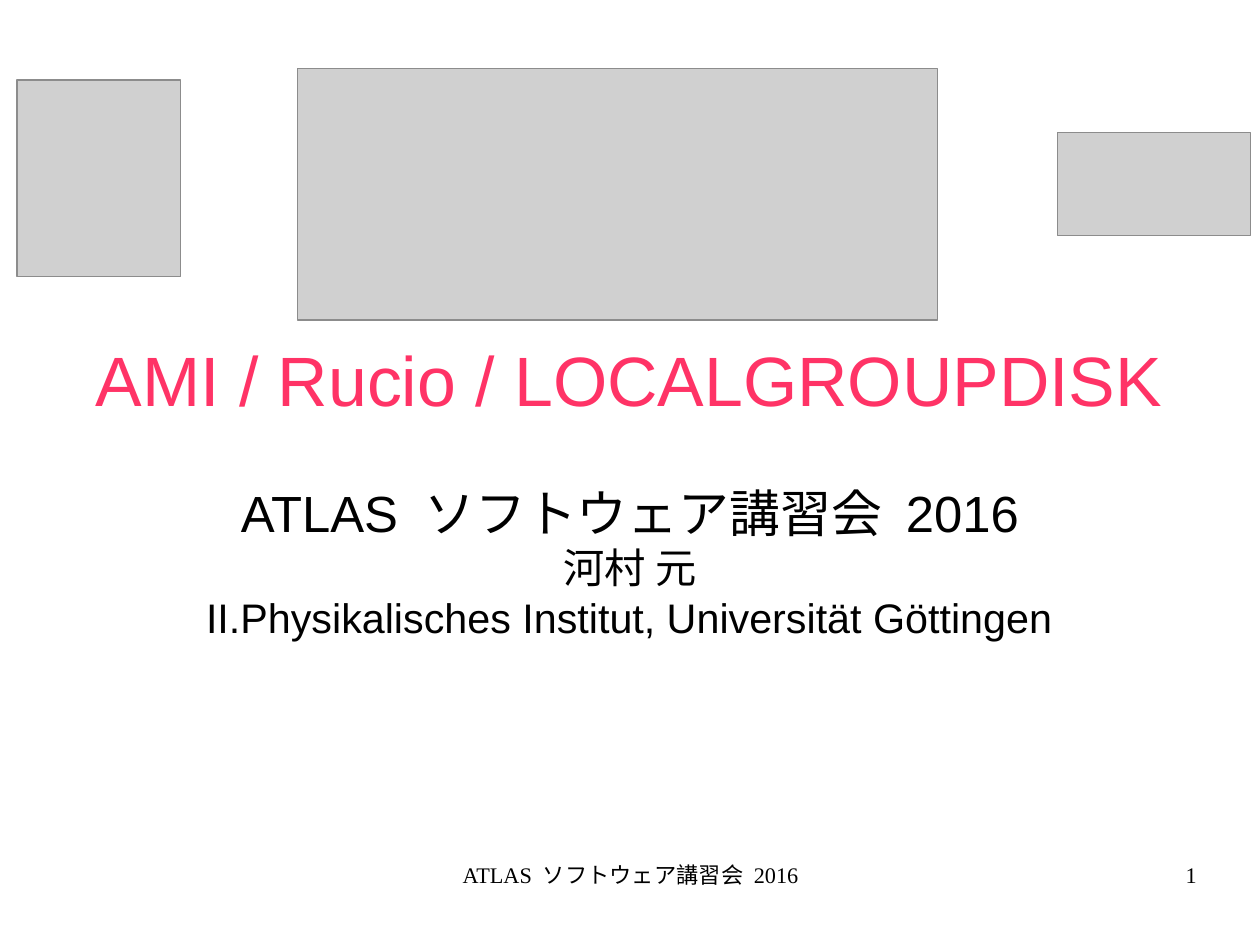
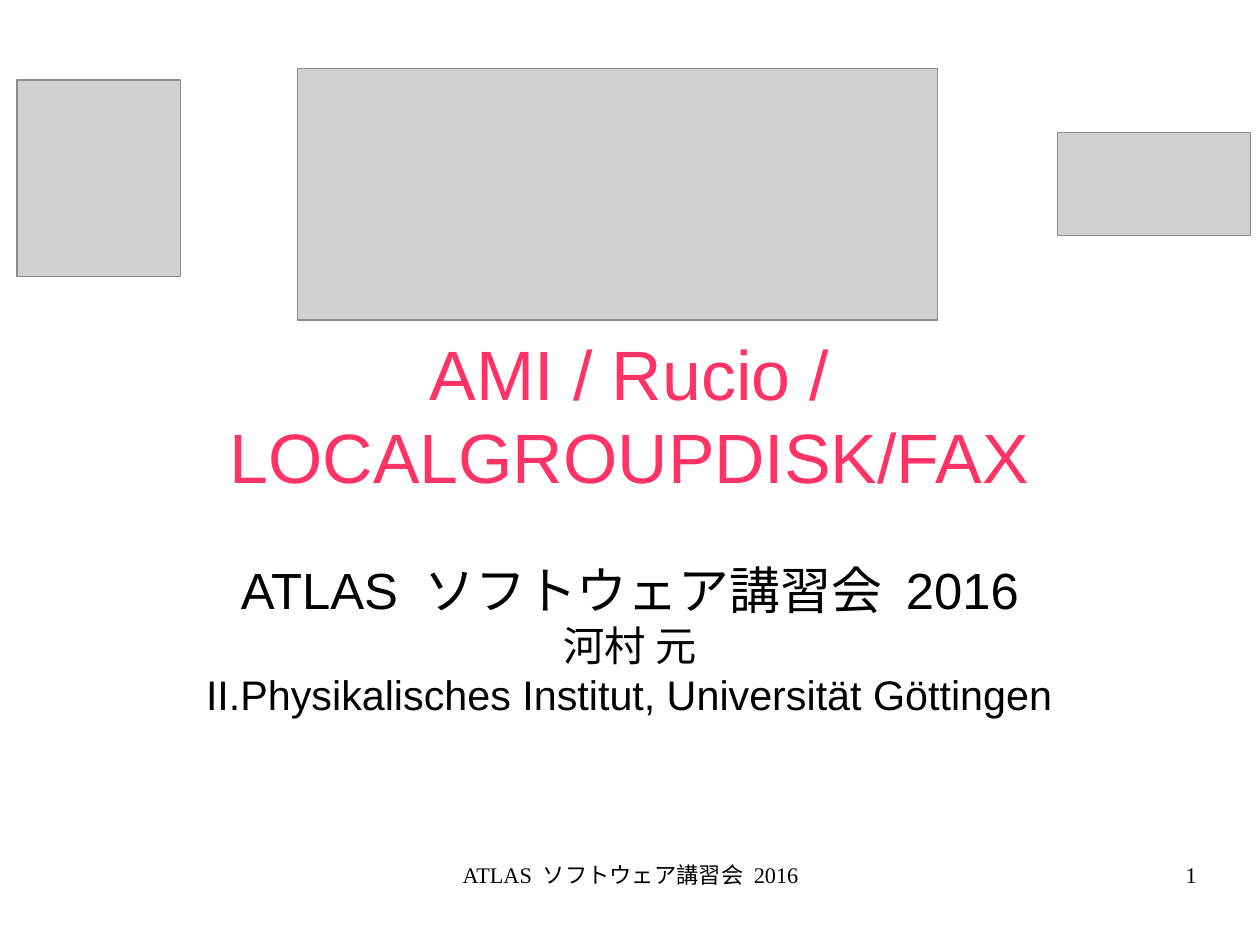
Before and after one commit to GenKawamura/2016-ATLAS-Japan-computing-tutorial, a slide deck: slide 1 of slides/odp/data_management.odp. Drawn at 1260x945 pixels with LibreOffice and Linux fonts; fonts in the diff are those of the drawing; grey boxes stand for pictures; background and template pictures are left out. Boxes give left, top, right and bottom in pixels: in the first picture for what was removed or moved away, otherwise in the second. Text is boxed around its words. In the diff, an @@ line names an element or a change of style, - is before the commit and + after.

```diff
--- a/slides/odp/data_management.odp
+++ b/slides/odp/data_management.odp
@@ subtitle "AMI / Rucio / LOCALGROUPDISK/FAX" moved from (x1=96, y1=355, x2=1162, y2=641) to (x1=206, y1=349, x2=1052, y2=718) @@
@@ subtitle at (x1=230, y1=349, x2=1029, y2=484): text changed @@
-AMI / Rucio / LOCALGROUPDISK
+AMI / Rucio / LOCALGROUPDISK/FAX
```
Also in this commit, not shown: 1 other slide changed, 3 slides added, 7 other files.
